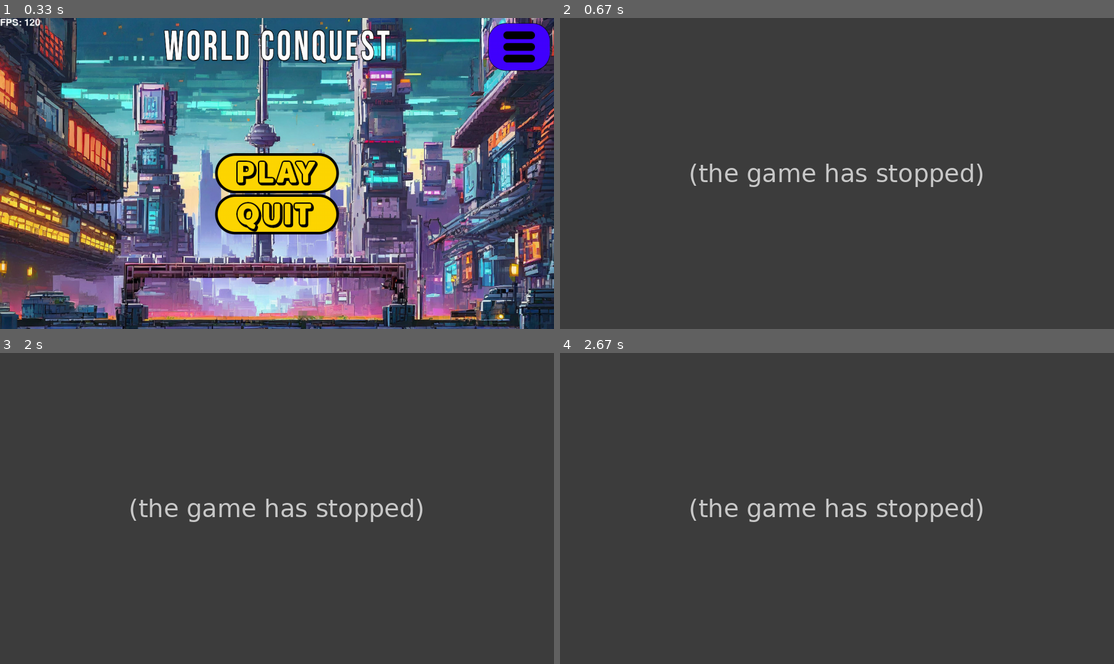
Above: before the commit, frames 1-4 (two rows, left to right).
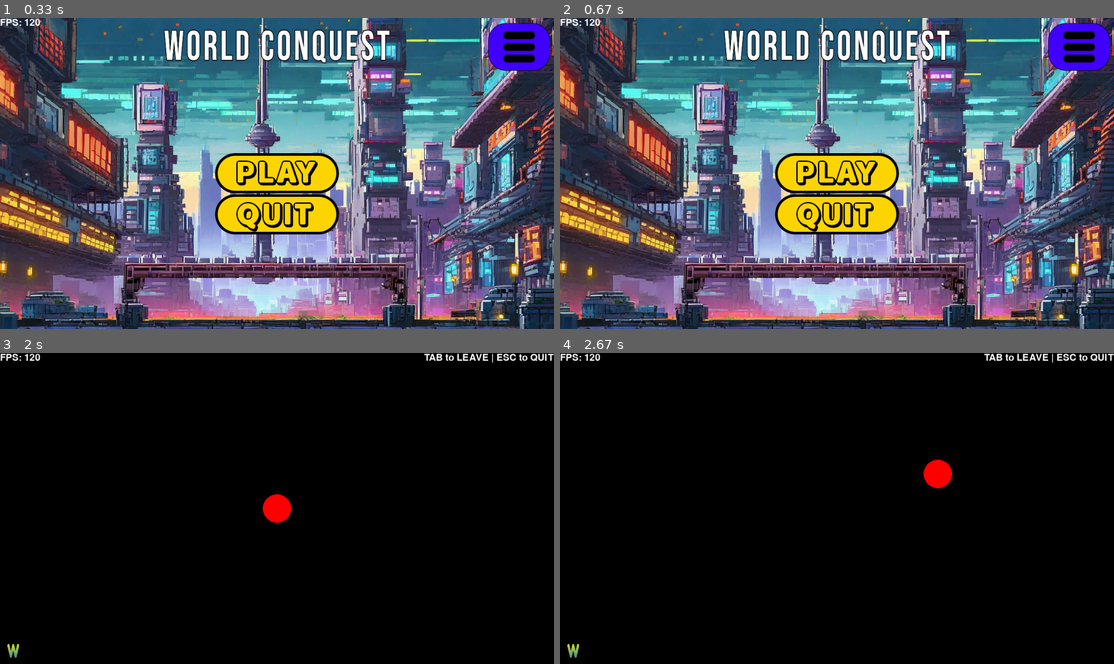
Above: after the commit, the same moments.

Repository: SWE2024/project-pygame
Game: pygame game, started from main.py
Same seed, same stepped clock (60 frames per second), same inputs: the game is played once before the commit and once after it.
Inputs (mouse positions are in pixels of both pictures, inside the frame that each line leads up to):
- Up to frame 1 (0.33 s): no input
- Up to frame 2 (0.67 s): click (1014, 164) at 0.38 s
- Up to frame 3 (2 s): click (277, 508) at 1.72 s
- Up to frame 4 (2.67 s): hold Right 2-2.47 s; move the mouse to (848, 402) at 2.03 s; hold Up from 2.5 s (still down)

Frame 1 is identical in both runs. In frame 2, 88% of the frame differs, in the area x 0-100%, y 0-100%; in frame 3, 100%; in frame 4, 100%.
Error before the commit: NameError: name 'areaExitBtn' is not defined (main.py line 147); the game stopped at 0.38 s (later frames are placeholders)

Commit message:
added quit

Diff:
--- a/main.py
+++ b/main.py
@@ -29,15 +29,16 @@
 
 btnPlay = pygame.image.load(current_path + '/assets/btnPlay.png').convert_alpha()
 btnPlayHover = pygame.image.load(current_path + '/assets/btnPlayHover.png').convert_alpha()
-btnExit = pygame.image.load(current_path + '/assets/btnExit.png').convert_alpha()
-btnExitHover = pygame.image.load(current_path + '/assets/btnExitHover.png').convert_alpha()
 btnSettings = pygame.image.load(current_path + '/assets/btnSettings.png').convert_alpha()
 btnSettingsHover = pygame.image.load(current_path + '/assets/btnSettingsHover.png').convert_alpha()
 btnAudio = pygame.image.load(current_path + '/assets/btnAudio.png').convert_alpha()
 btnAudioHover = pygame.image.load(current_path + '/assets/btnAudioHover.png').convert_alpha()
 btnBack= pygame.image.load(current_path + '/assets/btnBack.png').convert_alpha()
 btnBackHover = pygame.image.load(current_path + '/assets/btnBackHover.png').convert_alpha()
-btnQuit= pygame.image.load(current_path + '/assets/btnQuit.png').convert_alpha()
+btnExit = pygame.image.load(current_path + '/assets/btnExit.png').convert_alpha()
+btnExitHover = pygame.image.load(current_path + '/assets/btnExitHover.png').convert_alpha()
+btnQuit = pygame.image.load(current_path + '/assets/btnQuit.png').convert_alpha()
+btnQuitHover = pygame.image.load(current_path + '/assets/btnQuitHover.png').convert_alpha()
 imgLogo = pygame.image.load(current_path + '/assets/imgLogo.png').convert_alpha()
 imgBackground = pygame.image.load(current_path + '/assets/imgBackground.jpg').convert()
 current_background = None
@@ -117,7 +118,7 @@
             if areaPlayBtn.collidepoint(cursor_pos):
                 screen.blit(btnPlayHover, (screen.get_width() * 0.5 - 152.5, screen.get_height() * 0.5 - 47.5))
             elif areaQuitBtn.collidepoint(cursor_pos):
-                screen.blit(btnExitHover, (screen.get_width() * 0.5 - 152.5, screen.get_height() * 0.5 + 47.5))
+                screen.blit(btnQuitHover, (screen.get_width() * 0.5 - 152.5, screen.get_height() * 0.5 + 47.5))
             elif areaSettingsBtn.collidepoint(cursor_pos):
                 screen.blit(btnSettingsHover, (screen.get_width() - 144 - 10, 10))
 
@@ -144,7 +145,7 @@
                     if areaPlayBtn.collidepoint(event.pos):
                         self.current_page = self.game
                         return
-                    if areaExitBtn.collidepoint(event.pos):
+                    if areaQuitBtn.collidepoint(event.pos):
                         running = False
                         return
                     if areaSettingsBtn.collidepoint(event.pos):
Binary file added: assets/btnQuitHover.png
